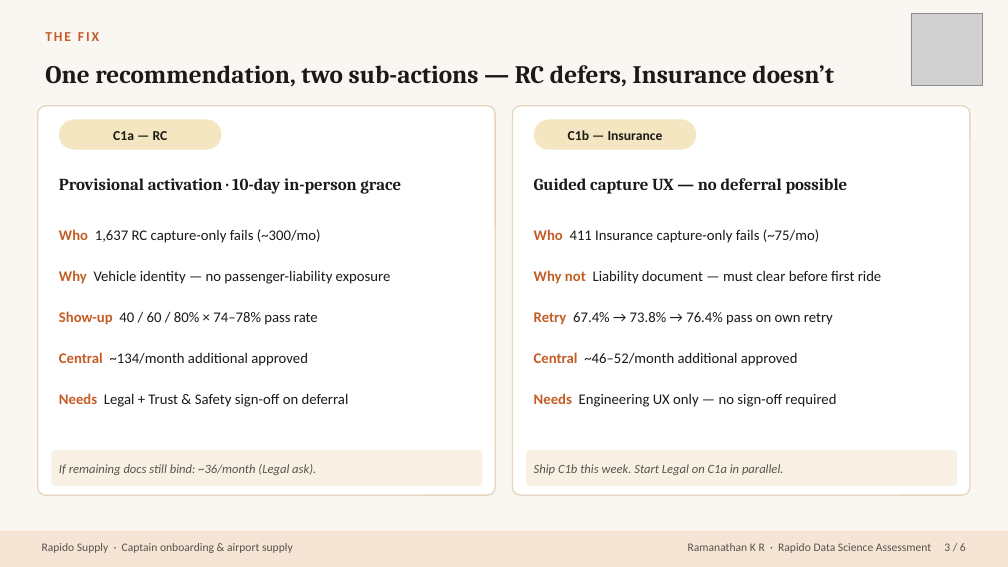
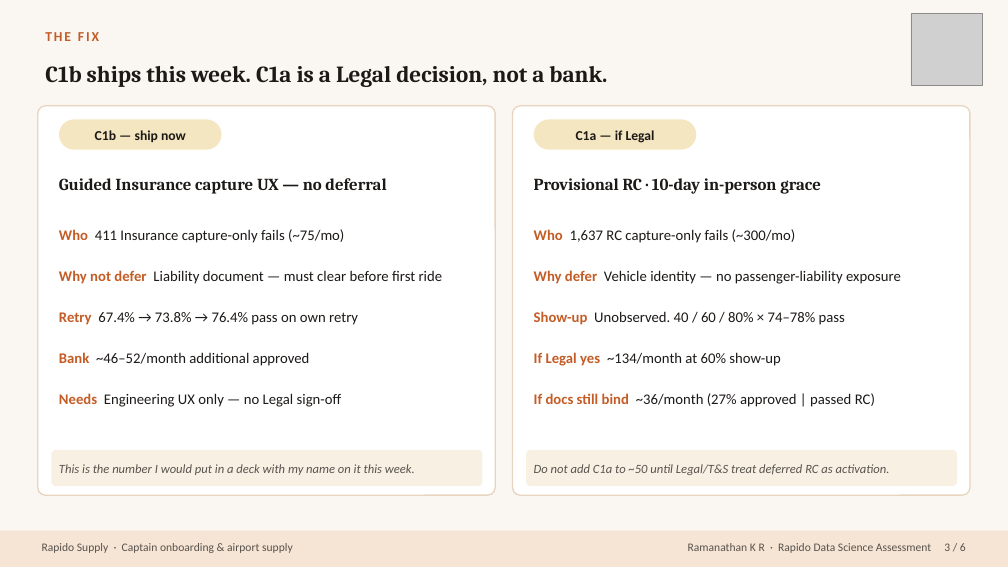
Before and after one commit to KRRamanathan/Project_R, a slide deck: slide 3 of DECK.pptx (slide 4 before the commit). Drawn at 1008x567 pixels with LibreOffice and Linux fonts; fonts in the diff are those of the drawing; grey boxes stand for pictures. Boxes give left, top, right and bottom in pixels: in the first picture for what was removed or moved away, otherwise in the second. Text is boxed around its words. In the diff, an @@ line names an element or a change of style, - is before the commit and + after.

Commit message:
Lead the packet with ~50 this week, not an unconditional 180.
C1a is a Legal scenario (~134 or ~36). Deck is 6 slides. Airport slide
states B2 (after the trip, mix p=0.12). Memo and dashboard match.

```diff
--- a/DECK.pptx
+++ b/DECK.pptx
@@ text at <box>45,66,607,87</box>: text changed; size 24 to 22 pt @@
-One recommendation, two sub-actions — RC defers, Insurance doesn’t
+C1b ships this week. C1a is a Legal decision, not a bank.
@@ text at <box>95,130,186,142</box>: text changed @@
-C1a — RC
+C1b — ship now
@@ text at <box>576,130,655,143</box>: text changed @@
-C1b — Insurance
+C1a — if Legal
@@ text at <box>59,178,386,194</box>: text changed @@
-Provisional activation · 10-day in-person grace
+Guided Insurance capture UX — no deferral
@@ text at <box>534,178,821,194</box>: text changed @@
-Guided capture UX — no deferral possible
+Provisional RC · 10-day in-person grace
@@ text at <box>59,229,344,243</box>: text changed @@
-Who 1,637 RC capture-only fails (~300/mo)
+Who 411 Insurance capture-only fails (~75/mo)
@@ text at <box>534,229,796,243</box>: text changed @@
-Who 411 Insurance capture-only fails (~75/mo)
+Who 1,637 RC capture-only fails (~300/mo)
@@ text at <box>59,270,443,284</box>: text changed @@
-Why Vehicle identity — no passenger-liability exposure
+Why not defer Liability document — must clear before first ride
@@ text at <box>534,270,901,284</box>: text changed @@
-Why not Liability document — must clear before first ride
+Why defer Vehicle identity — no passenger-liability exposure
@@ text at <box>59,312,358,325</box>: text changed @@
-Show-up 40 / 60 / 80% × 74–78% pass rate
+Retry 67.4% → 73.8% → 76.4% pass on own retry
@@ text at <box>534,311,845,325</box>: text changed @@
-Retry 67.4% → 73.8% → 76.4% pass on own retry
+Show-up Unobserved. 40 / 60 / 80% × 74–78% pass
@@ text at <box>59,352,310,366</box>: text changed @@
-Central ~134/month additional approved
+Bank ~46–52/month additional approved
@@ text at <box>534,352,780,366</box>: text changed @@
-Central ~46–52/month additional approved
+If Legal yes ~134/month at 60% show-up
@@ text at <box>59,393,342,407</box>: text changed @@
-Needs Legal + Trust & Safety sign-off on deferral
+Needs Engineering UX only — no Legal sign-off
@@ text at <box>534,393,875,407</box>: text changed @@
-Needs Engineering UX only — no sign-off required
+If docs still bind ~36/month (27% approved | passed RC)
@@ text at <box>59,464,415,475</box>: text changed @@
-If remaining docs still bind: ~36/month (Legal ask).
+This is the number I would put in a deck with my name on it this week.
@@ text at <box>534,464,890,475</box>: text changed @@
-Ship C1b this week. Start Legal on C1a in parallel.
+Do not add C1a to ~50 until Legal/T&S treat deferred RC as activation.
```
Also in this commit, not shown: 3 other slides changed, 1 slide added, 2 slides removed, 6 other files.
